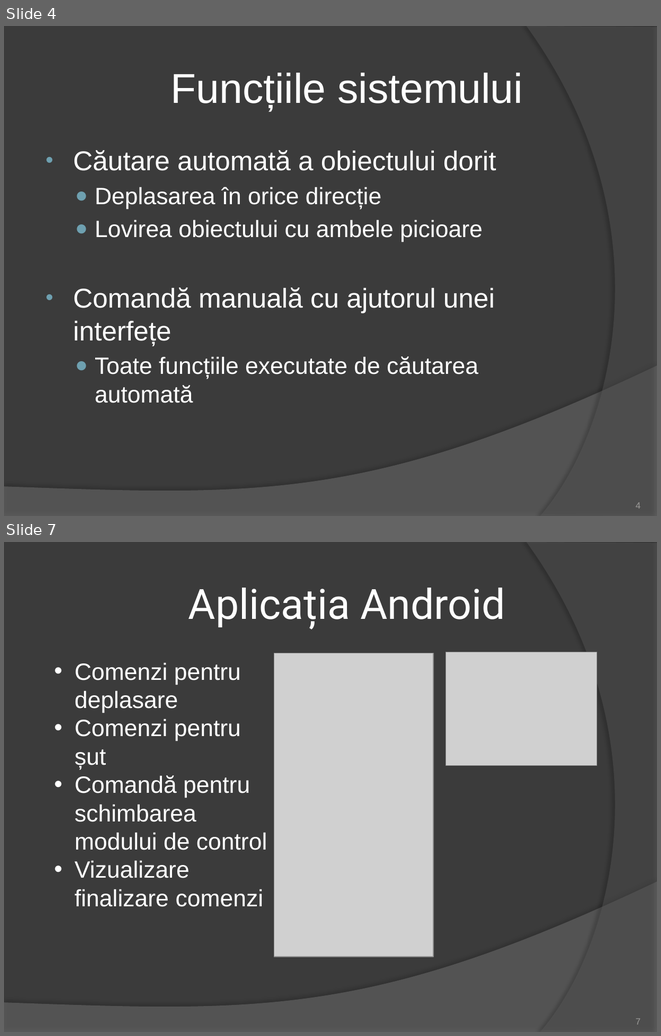
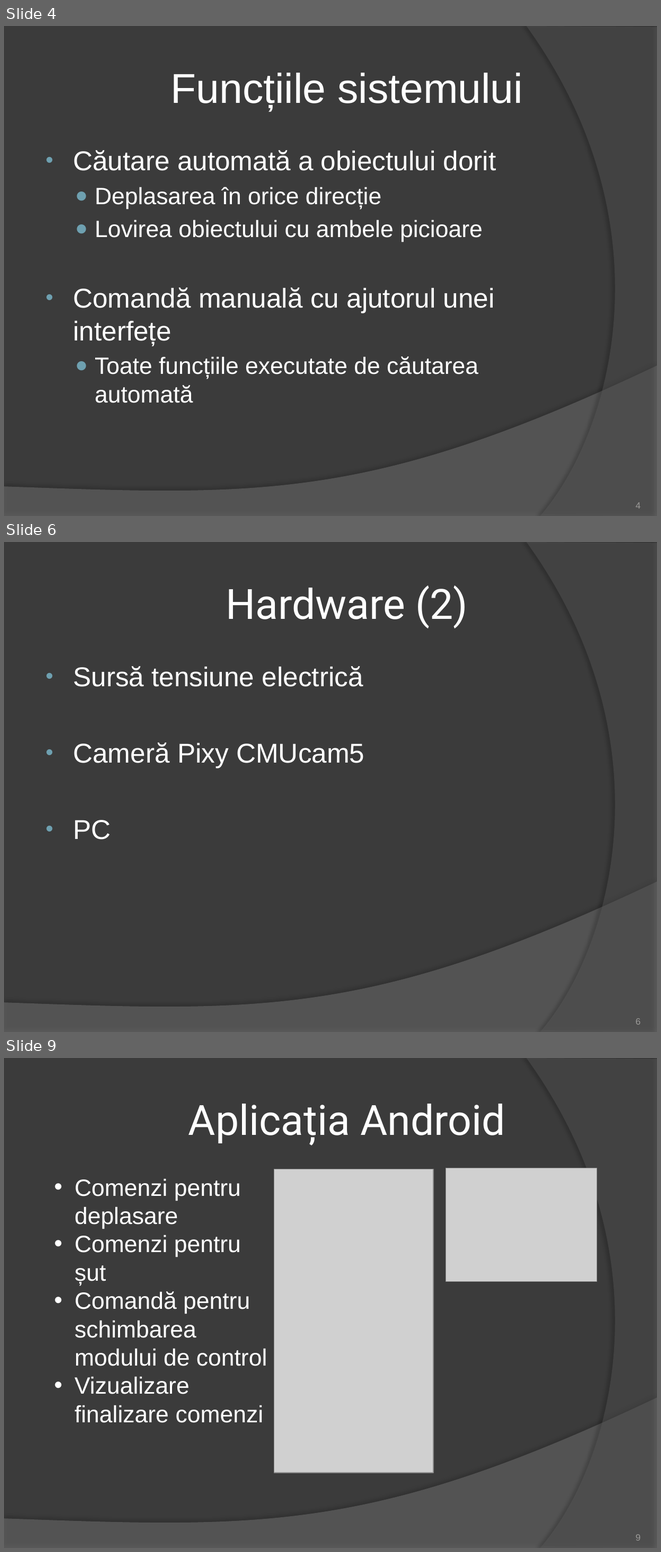
Before and after one commit to BatrinutSilviu/Licenta, a slide deck: ROBOTINHO.pptx. Shown one above the other, each under a label of ours: slides 4 and 7 before the commit, slides 4, 6 and 9 after it; the slides between them are not shown. The pictures are 661x1036 and 661x1552 pixels, drawn with LibreOffice and Linux fonts; fonts in the diff are those of the drawing; grey boxes stand for pictures. Boxes give left, top, right and bottom in pixels: in the first picture for what was removed or moved away, otherwise in the second. Text is boxed around its words. In the diff, an @@ line names an element or a change of style, - is before the commit and + after.

```diff
--- a/ROBOTINHO.pptx
+++ b/ROBOTINHO.pptx
@@ slide 6 added at (4,542,657,1032), background #3B3B3B; not listed: 2 template elements that a slide beside it also shows @@
@@ title added at (226,585,467,628), 46 pt, text #FFFFFF @@
+Hardware (2)
@@ text added at (73,666,364,839), 30 pt, text #FFFFFF @@
+• Sursă tensiune electrică
+• Cameră Pixy CMUcam5
+• PC
@@ page number added at (636,1018,641,1024), 10 pt, text #9D9B9A @@
+6
@@ what was slide 7 is now slide 9 @@
@@ page number at (636,1534,641,1540): text changed @@
-7
+9
```
Also in this commit, not shown: 4 slides changed, 3 other slides added, 2 slides removed.
